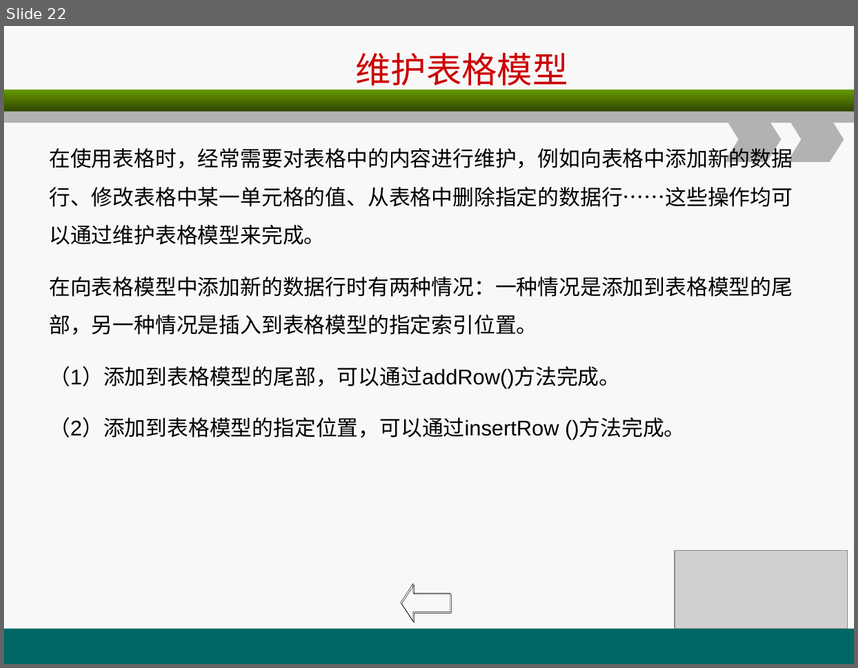
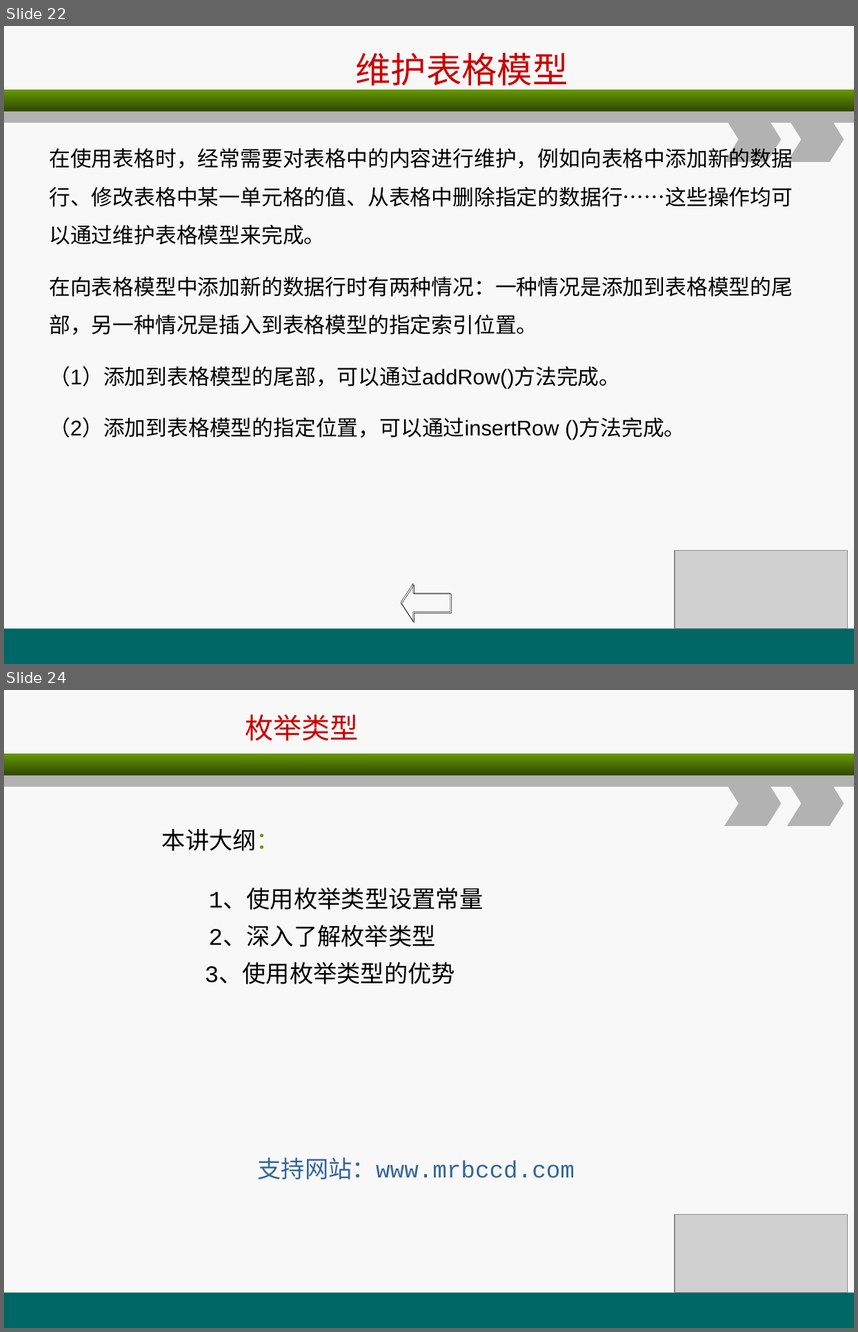
Before and after one commit to christwei/gitDoc, a slide deck: 课件/环宇/javaSE进阶/B1.ppt. Shown one above the other, each under a label of ours: slide 22 before the commit, slides 22 and 24 after it; the slides between them are not shown. The pictures are 858x668 and 858x1332 pixels, drawn with LibreOffice and Linux fonts; fonts in the diff are those of the drawing; grey boxes stand for pictures. Boxes give left, top, right and bottom in pixels: in the first picture for what was removed or moved away, otherwise in the second. Text is boxed around its words. In the diff, an @@ line names an element or a change of style, - is before the commit and + after.

```diff
--- a/课件/环宇/javaSE进阶/B1.ppt
+++ b/课件/环宇/javaSE进阶/B1.ppt
@@ slide 24 added at [4,690,854,1328], background #F8F8F8; not listed: 5 template elements that a slide beside it also shows @@
@@ text added at [245,714,358,741], 24 pt, text #CC0000 @@
+枚举类型
@@ text added at [162,829,280,851], 20 pt, text #000000 @@
+本讲大纲：
@@ text added at [209,890,484,909], 20 pt, text #000000 @@
+1、使用枚举类型设置常量
@@ text added at [209,927,436,947], 20 pt, text #000000 @@
+2、深入了解枚举类型
@@ text added at [205,965,455,984], 20 pt, text #000000 @@
+3、使用枚举类型的优势
@@ text added at [258,1157,575,1179], 20 pt, text #336699 @@
+支持网站：www.mrbccd.com
@@ picture added at [675,1214,848,1292] @@
```
Also in this commit, not shown: 1 slide changed, 20 other slides added, 17 other files.
